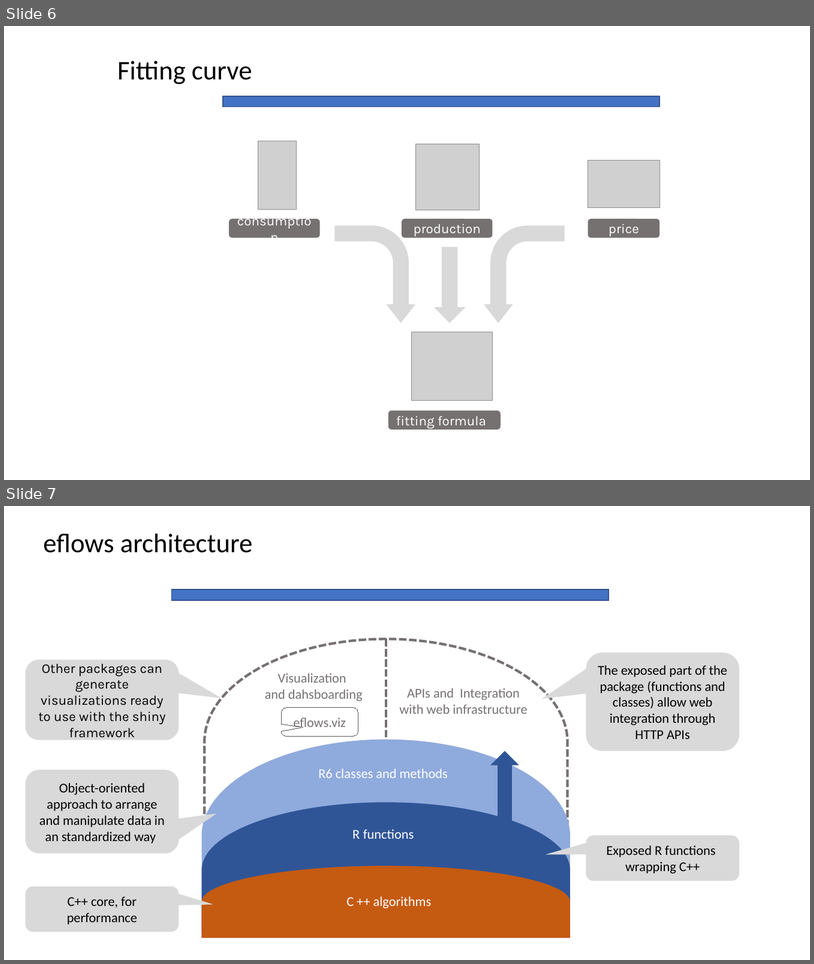
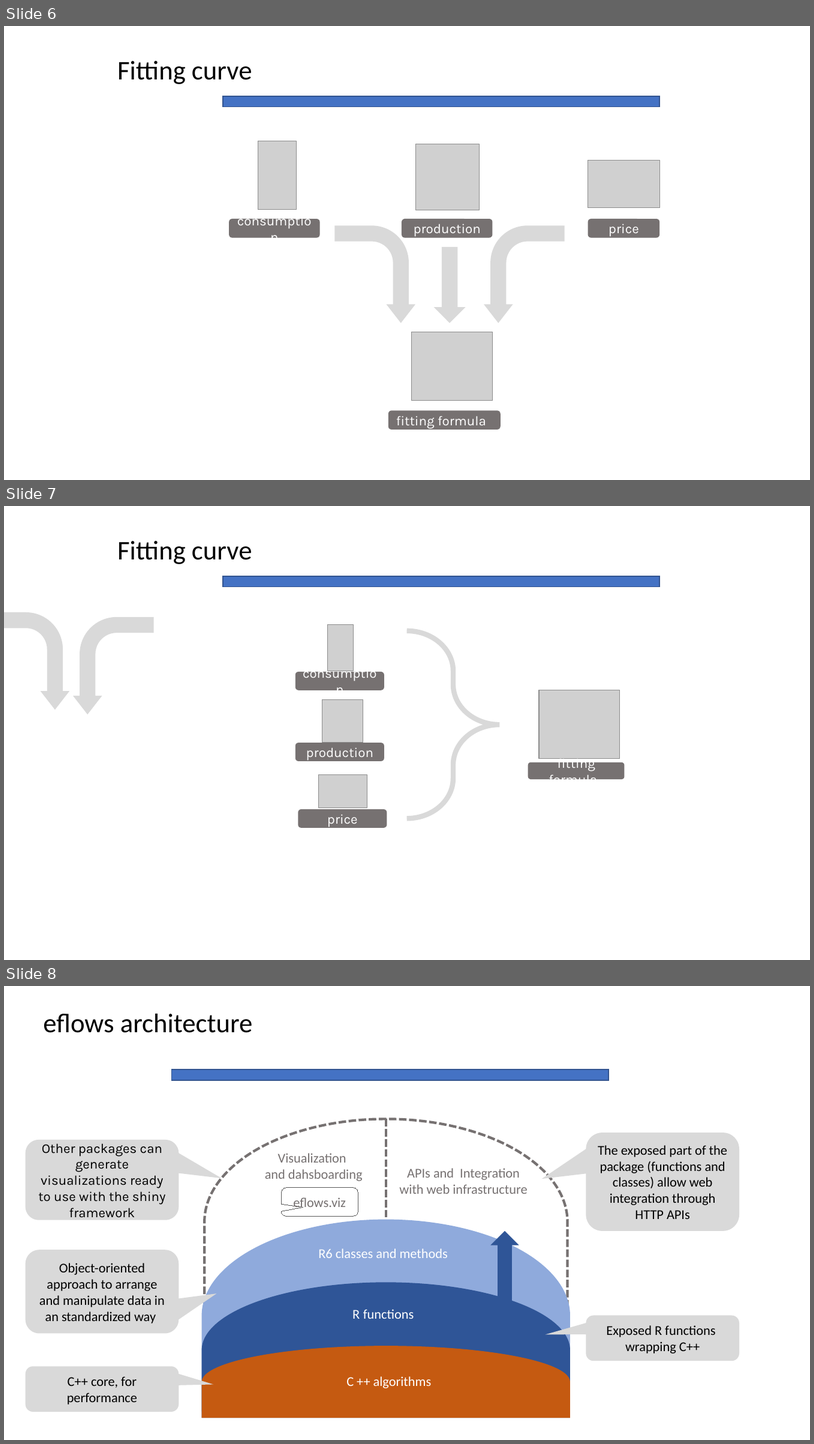
Before and after one commit to cvmartin/eflows.site, a slide deck: support/support_eflows.pptx. Shown one above the other, each under a label of ours: slides 6 and 7 before the commit, slides 6, 7 and 8 after it. The pictures are 814x964 and 814x1444 pixels, drawn with LibreOffice and Linux fonts; fonts in the diff are those of the drawing; grey boxes stand for pictures. Boxes give left, top, right and bottom in pixels: in the first picture for what was removed or moved away, otherwise in the second. Text is boxed around its words. In the diff, an @@ line names an element or a change of style, - is before the commit and + after.

```diff
--- a/support/support_eflows.pptx
+++ b/support/support_eflows.pptx
@@ slide 7 added at bbox=[4, 506, 810, 960], background #FFFFFF @@
@@ text added at bbox=[117, 541, 252, 564], 32 pt, text #000000 @@
+Fitting curve
@@ rectangle added at bbox=[223, 576, 660, 587], fill #4472C4, outline #325491 1 pt @@
@@ bent arrow added at bbox=[4, 612, 69, 709], fill #D9D9D9 @@
@@ bent arrow added at bbox=[72, 617, 154, 714], fill #D9D9D9 @@
@@ group added at bbox=[296, 625, 624, 828]: 4 pictures, 4 rounded rectangles, 1 right brace @@
+consumption
+production
+price
+fitting formula
@@ what was slide 7 is now slide 8 @@
```
Also in this commit, not shown: 1 other slide added, 5 other files.
